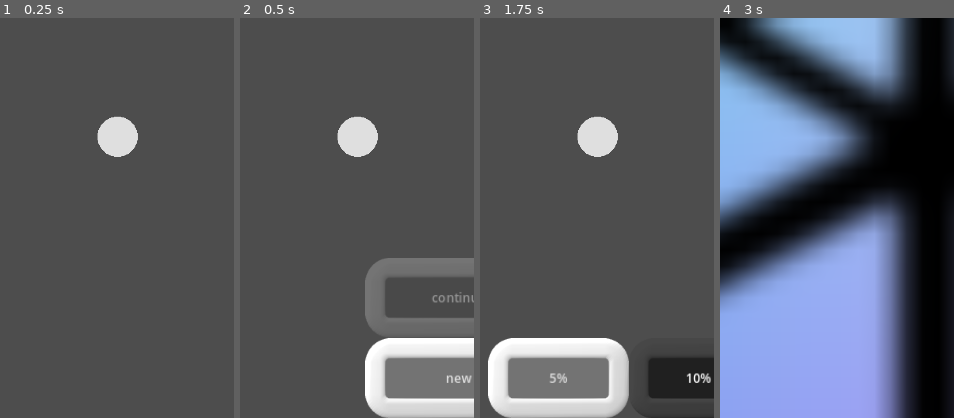
Above: before the commit, frames 1-4 (left to right).
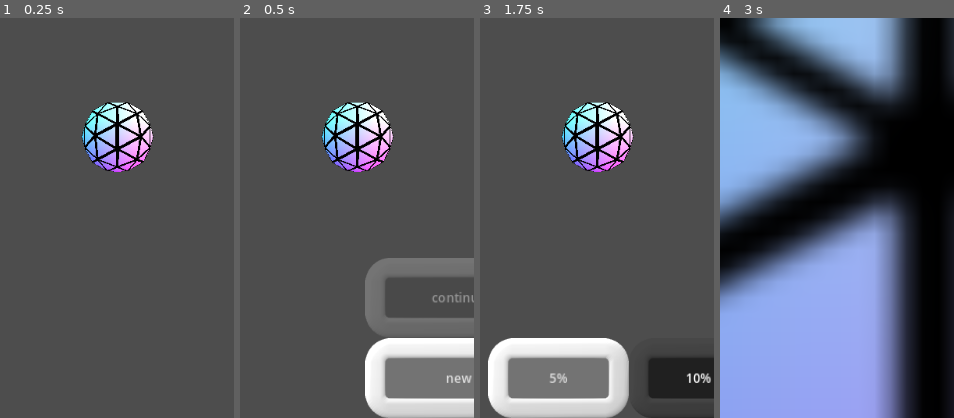
Above: after the commit, the same moments.

Repository: WalynC/sphereSweeperGodot
Game: Godot game, scene res://mainScenes/menu_scene.tscn
The game is run twice, just before and just after one commit, with the same random seed, the same clock (stepped at 60 frames per second) and the same inputs. This scene is started directly instead of the project's main scene. Sound files missing from this copy of the repository are replaced by a short silence.
Inputs (mouse positions are % of the whole screen's width and height, from its top left):
- Up to frame 1 (0.25 s): no input
- Up to frame 2 (0.5 s): no input
- Up to frame 3 (1.75 s): click "new" at 0.5 s; tap Enter at 1.25 s; move the mouse to (72, 45) at 1.27 s; hold Down (scroll_down) from 1.28 s (still down); click (72, 45) at 1.42 s
- Up to frame 4 (3 s): release Down (scroll_down) at 2 s; click "play" at 2 s; drag from (30, 55) to (45, 70) at 2.77 s
The pictures show only the part of the screen within x 3-53%, y 0-50%; the shares and areas given below are measured in that part.

The runs differ from the first frame. In frame 1, 4.1% of the frame differs, in the area x 35-66%, y 21-39%; in frame 2, 4.1%; in frame 3, 4.1%; in frame 4, nothing differs.

Commit message:
Adds sphere to main menu for logo

Diff:
--- a/mainScenes/menu_scene.tscn
+++ b/mainScenes/menu_scene.tscn
@@ -1,10 +1,12 @@
-[gd_scene load_steps=9 format=3 uid="uid://di55ecqry3xcg"]
+[gd_scene load_steps=12 format=3 uid="uid://di55ecqry3xcg"]
 
 [ext_resource type="Script" path="res://scripts/UserSettings.gd" id="1_0stym"]
 [ext_resource type="PackedScene" uid="uid://cp2rlrqracaje" path="res://uiScenes/main_menu.tscn" id="1_6ny5j"]
 [ext_resource type="PackedScene" uid="uid://b3tq7nhujaby" path="res://uiScenes/new_game_basic_menu.tscn" id="2_0f0tg"]
 [ext_resource type="PackedScene" uid="uid://b6t1icjq8ahl8" path="res://uiScenes/custom_game_menu.tscn" id="3_m8si6"]
 [ext_resource type="PackedScene" uid="uid://16sbkfghev5" path="res://uiScenes/options_menu.tscn" id="4_dlvh5"]
+[ext_resource type="Texture2D" uid="uid://lxllurc0jbjm" path="res://texture.png" id="6_hi2x8"]
+[ext_resource type="Script" path="res://scripts/MainMenuSphere.gd" id="6_kedia"]
 [ext_resource type="PackedScene" uid="uid://bo5ntnh4m0fh2" path="res://visualThemes/visual_loader.tscn" id="7_csdbo"]
 
 [sub_resource type="Environment" id="Environment_sixj6"]
@@ -13,7 +15,18 @@
 ambient_light_energy = 2.9
 reflected_light_source = 1
 
-[sub_resource type="SphereMesh" id="SphereMesh_kvw28"]
+[sub_resource type="StandardMaterial3D" id="StandardMaterial3D_jl4ec"]
+diffuse_mode = 3
+specular_mode = 1
+vertex_color_use_as_albedo = true
+albedo_texture = ExtResource("6_hi2x8")
+refraction_scale = 1.0
+refraction_texture_channel = 1
+texture_filter = 0
+texture_repeat = false
+disable_receive_shadows = true
+
+[sub_resource type="ArrayMesh" id="ArrayMesh_eh5b7"]
 
 [node name="MenuScene" type="Node"]
 
@@ -60,10 +73,10 @@
 anchor_left = 0.2
 anchor_top = 0.1
 anchor_right = 0.8
-anchor_bottom = 0.2
+anchor_bottom = 0.3
 offset_top = -0.400002
-offset_right = -260.0
-offset_bottom = -2.8
+offset_right = -160.0
+offset_bottom = -5.20001
 
 [node name="SubViewport" type="SubViewport" parent="menu root/SubViewportContainer"]
 transparent_bg = true
@@ -76,7 +89,12 @@
 environment = SubResource("Environment_sixj6")
 
 [node name="MeshInstance3D" type="MeshInstance3D" parent="menu root/SubViewportContainer/SubViewport"]
-mesh = SubResource("SphereMesh_kvw28")
+transform = Transform3D(1, 0, 0, 0, 1, 0, 0, 0, 1, 0, 0, -0.377709)
+material_override = SubResource("StandardMaterial3D_jl4ec")
+cast_shadow = 0
+mesh = SubResource("ArrayMesh_eh5b7")
+script = ExtResource("6_kedia")
 
-[node name="VisualLoader" parent="." node_paths=PackedStringArray("controlRoot") instance=ExtResource("7_csdbo")]
+[node name="VisualLoader" parent="." node_paths=PackedStringArray("controlRoot", "mainMenuSphere") instance=ExtResource("7_csdbo")]
 controlRoot = NodePath("../menu root")
+mainMenuSphere = NodePath("../menu root/SubViewportContainer/SubViewport/MeshInstance3D")
--- a/scripts/Board.gd
+++ b/scripts/Board.gd
@@ -1,4 +1,4 @@
-
+class_name Board
 var subdiv: int = 4
 var percentMined: float = 10
 var Triangle = load("res://scripts/Triangle.gd")
@@ -22,8 +22,8 @@
 var previousHit
 var won: bool = false
 
-var leftSidePointIndex=[0, 1, 3, 6, 10, 15, 21, 28, 36, 45, 55, 66, 78, 91, 105, 120, 136, 153, 171, 190, 210]
-var rightSidePointIndex=[ 0, 2, 5, 9, 14, 20, 27, 35, 44, 54, 65, 77, 90, 104, 119, 135, 152, 170, 189, 209, 230 ]
+static var leftSidePointIndex=[0, 1, 3, 6, 10, 15, 21, 28, 36, 45, 55, 66, 78, 91, 105, 120, 136, 153, 171, 190, 210]
+static var rightSidePointIndex=[ 0, 2, 5, 9, 14, 20, 27, 35, 44, 54, 65, 77, 90, 104, 119, 135, 152, 170, 189, 209, 230 ]
 
 var gm: Node3D
 var gold: float = (1 + sqrt(5)) / 2
--- /dev/null
+++ b/scripts/MainMenuSphere.gd
@@ -0,0 +1,123 @@
+extends MeshInstance3D
+
+var subdiv = 3
+var vertices : PackedVector3Array
+
+var gold: float = (1 + sqrt(5)) / 2
+var verts := [Vector3(-1, gold , 0).normalized(),
+	Vector3(1 , gold , 0).normalized(),
+	Vector3(-1, -gold, 0).normalized(),
+	Vector3(1 , -gold, 0).normalized(),
+	Vector3(0, -1, gold ).normalized(),
+	Vector3(0, 1 , gold ).normalized(),
+	Vector3(0, -1, -gold).normalized(),
+	Vector3(0, 1 , -gold).normalized(),
+	Vector3(gold , 0, -1).normalized(),
+	Vector3(gold , 0, 1 ).normalized(),
+	Vector3(-gold, 0, -1).normalized(),
+	Vector3(-gold, 0, 1 ).normalized()]
+var faces := [0, 11, 5,
+	0, 5, 1,
+	0, 1, 7,
+	0, 7, 10,
+	0, 10, 11,
+	1, 5, 9,
+	5, 11, 4,
+	11, 10, 2,
+	10, 7, 6,
+	7, 1, 8, #9
+	9,3,  4,
+	4,3,  2,
+	2,3,  6,
+	6,3,  8,
+	8,3,  9, #14
+	9,4,  5,
+	4,2,  11,
+	2,6,  10,
+	6,8,  7, #18
+	8,9,  1]
+
+
+func Build():
+	var pointsPerFace = 1
+	var trisPerFace = 0
+	for i in range(subdiv):
+		pointsPerFace += i + 2
+		trisPerFace += 1 + (i*2)
+	var total = 0
+	vertices.resize(trisPerFace*60)
+	for i in range(0, faces.size(), 3):
+		print("i: "+str(i))
+		var pointsAC = GetGeodesicPoints(subdiv, verts[faces[i+1]], verts[faces[i]])
+		var pointsAB = GetGeodesicPoints(subdiv,verts[faces[i+2]], verts[faces[i]])
+		var vectors : Array[Vector3]
+		vectors.resize(pointsPerFace)
+		vectors[0] = verts[faces[i]]
+		for k in range(1,subdiv+1):
+			print("k: "+str(k))
+			var geodesic = GetGeodesicPoints(k, pointsAB[k], pointsAC[k])
+			for j in range(Board.leftSidePointIndex[k], Board.rightSidePointIndex[k]+1):
+				print("j: "+str(j))
+				vectors[j] = geodesic[j-Board.leftSidePointIndex[k]]
+		for k in range(subdiv):
+			print("k: "+str(k))
+			var top = Board.leftSidePointIndex[k]
+			var bottom = Board.leftSidePointIndex[k+1]
+			var curTri = 0
+			while curTri < 1 + (k * 2):
+				print("total: "+str(total))
+				var indices = []
+				indices.resize(3)
+				if curTri % 2 == 0:
+					indices[0] = bottom
+					indices[2] = top
+					bottom+=1
+					indices[1] = bottom
+				else:
+					indices[0]=top
+					top+=1
+					indices[2]=top
+					indices[1]=bottom
+				if i < 30:
+					var tmp = indices[0]
+					indices[0] = indices[1]
+					indices[1] = tmp
+				curTri +=1
+				vertices[total]=vectors[indices[0]]
+				vertices[total+1]=vectors[indices[1]]
+				vertices[total+2]=vectors[indices[2]]
+				total+=3
+	BuildBoardVisuals()
+
+func BuildBoardVisuals():
+	var tris : PackedInt32Array
+	tris.resize(vertices.size())
+	var colors : PackedColorArray
+	colors.resize(vertices.size())
+	var uvs : PackedVector2Array
+	uvs.resize(vertices.size())
+	var uvForEmpty = [Vector2(0,0),Vector2(0,1),Vector2(1,1)]
+	for i in range(vertices.size()):
+		tris[i] = i
+		uvs[i] = uvForEmpty[i%3]
+		colors[i] = VisualTheme.instance.GetBaseColor(vertices[i])
+	var arrays = []
+	arrays.resize(Mesh.ARRAY_MAX)
+	arrays[Mesh.ARRAY_VERTEX] = vertices
+	arrays[Mesh.ARRAY_TEX_UV] = uvs
+	arrays[Mesh.ARRAY_INDEX] = tris
+	arrays[Mesh.ARRAY_COLOR] = colors
+	mesh.add_surface_from_arrays(Mesh.PRIMITIVE_TRIANGLES, arrays)
+
+func GetGeodesicPoints(amount,a,b):
+	var ret = []
+	var ran = range(0,amount)
+	ran.append(amount)
+	for i in ran:
+		var axis = b.cross(a).normalized()
+		var angle = acos(b.dot(a)) * (float(i)/amount)
+		ret.append(Quaternion(axis, angle)*b)
+	return ret
+
+func _process(delta):
+	pass
--- a/scripts/VisualLoader.gd
+++ b/scripts/VisualLoader.gd
@@ -8,6 +8,7 @@
 
 @export var themePaths: Array[PackedScene]
 @export var controlRoot: Control
+@export var mainMenuSphere : MeshInstance3D
 
 static var instance
 
@@ -15,6 +16,7 @@
 	if (scene == SceneType.MainMenu):
 		init()
 		loadTheme()
+		mainMenuSphere.Build()
 
 func init():
 	instance = self
